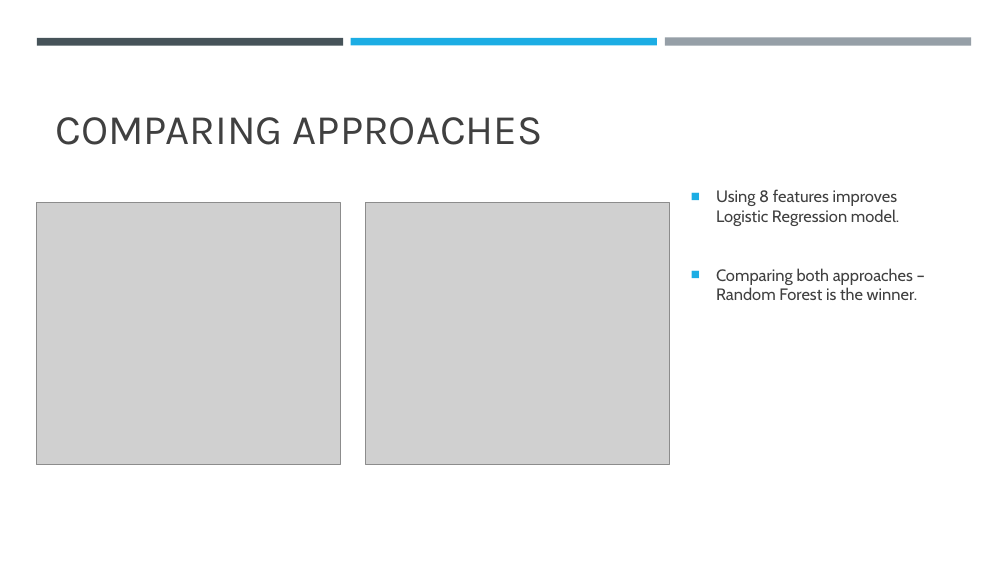
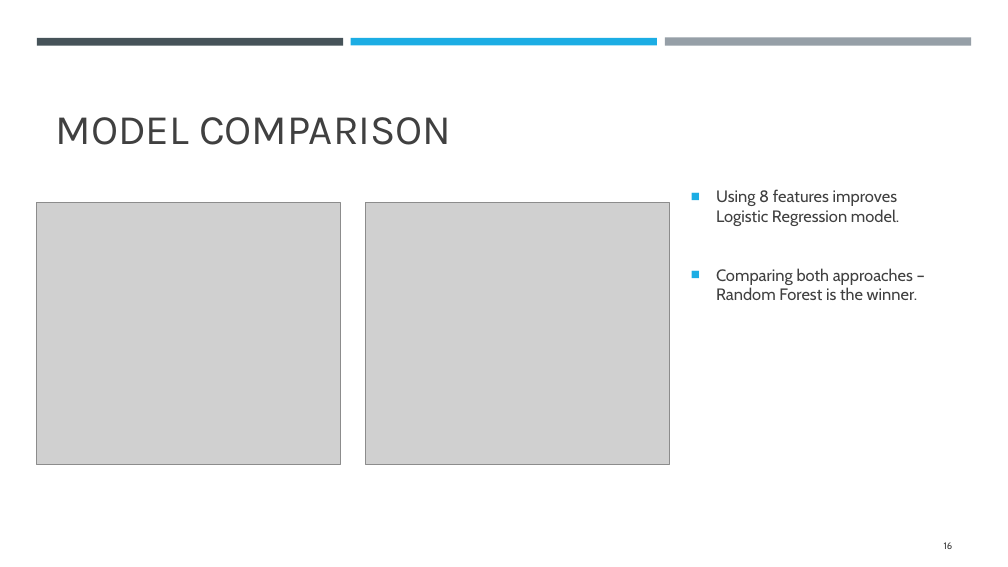
Before and after one commit to IsabelleUslu/InstituteOfDataLabs, a slide deck: slide 16 of IOD Projects/MP2New/New - Predicting Employee Attrition.pptx. Drawn at 1008x567 pixels with LibreOffice and Linux fonts; fonts in the diff are those of the drawing; grey boxes stand for pictures. Boxes give left, top, right and bottom in pixels: in the first picture for what was removed or moved away, otherwise in the second. Text is boxed around its words. In the diff, an @@ line names an element or a change of style, - is before the commit and + after.

```diff
--- a/IOD Projects/MP2New/New - Predicting Employee Attrition.pptx
+++ b/IOD Projects/MP2New/New - Predicting Employee Attrition.pptx
@@ title at (56, 117, 452, 145): text changed @@
-COMPARING APPROACHES
+MODEL COMPARISON
@@ page number added at (944, 542, 953, 549), 9 pt, text #404040 @@
+16
```
Also in this commit, not shown: 17 other slides changed, 1 slide added, 2 other files.
